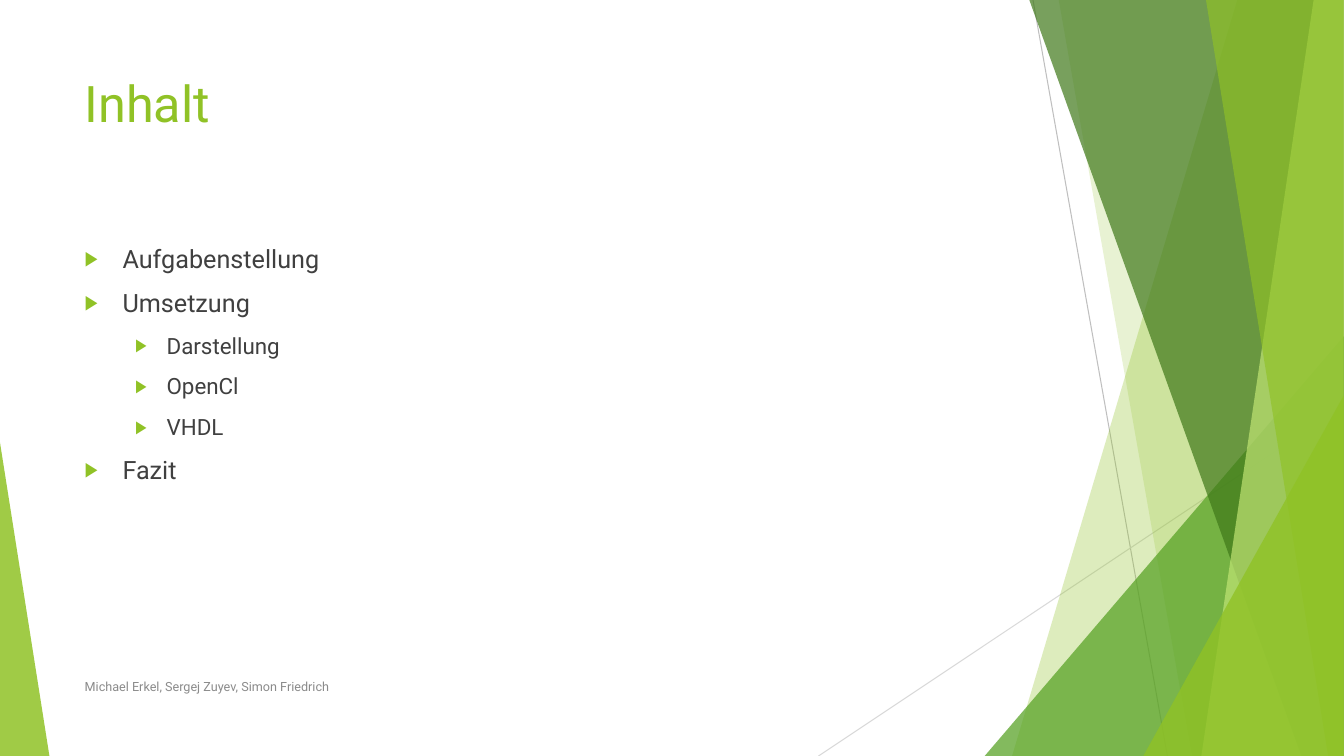
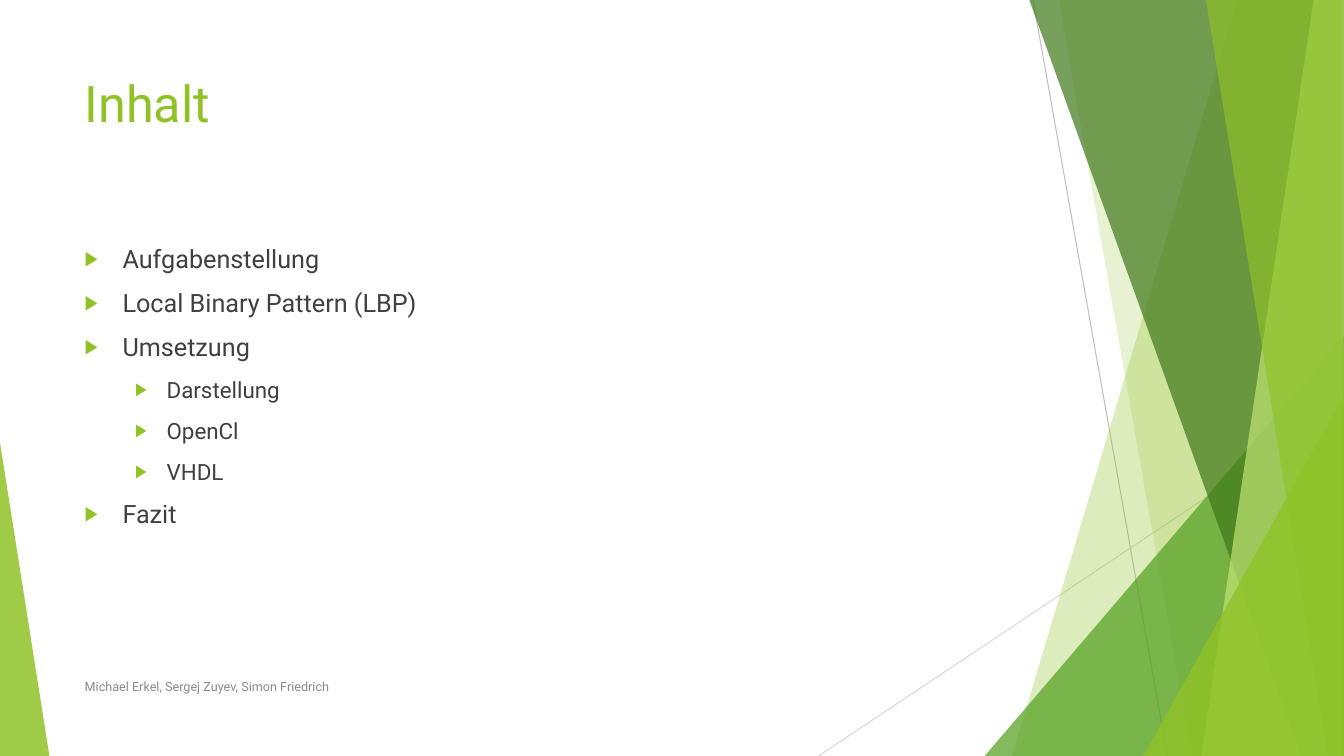
Before and after one commit to zz-systems/projektmanagement-ss-2016, a slide deck: slide 2 of Projektdokumente/Team 5a.pptx. Drawn at 1344x756 pixels with LibreOffice and Linux fonts; fonts in the diff are those of the drawing. Boxes give left, top, right and bottom in pixels: in the first picture for what was removed or moved away, otherwise in the second. Text is boxed around its words. In the diff, an @@ line names an element or a change of style, - is before the commit and + after.

Commit message:
Added lbp in presentation

```diff
--- a/Projektdokumente/Team 5a.pptx
+++ b/Projektdokumente/Team 5a.pptx
@@ text at [123, 292, 416, 318]: paragraph added @@
+▶ Local Binary Pattern (LBP)
```
Also in this commit, not shown: 1 slide added.
